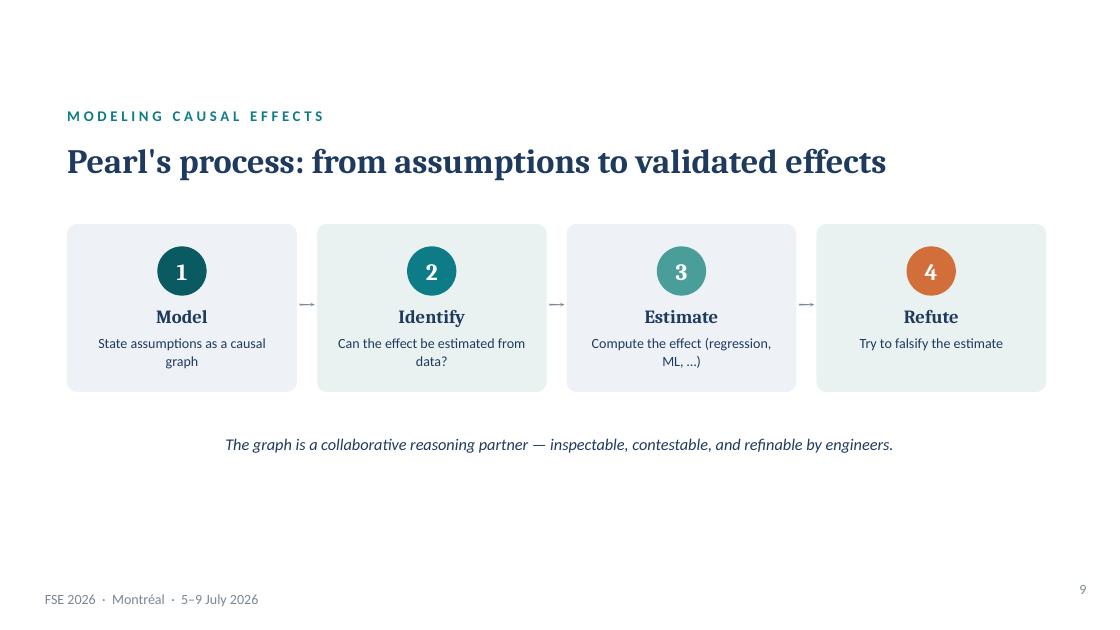
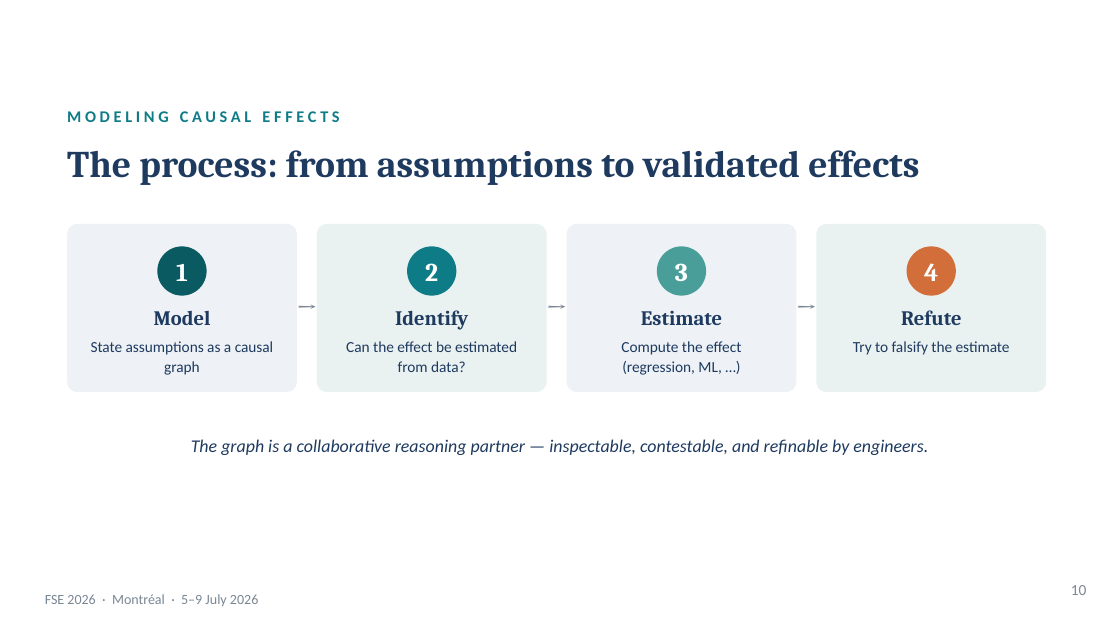
Before and after one commit to martinheyn/CI4SE_Tutorial, a slide deck: slide 10 of slides/Part 1 Causal Modelling_intro_testing_RCA.pptx (slide 9 before the commit). Drawn at 1120x630 pixels with LibreOffice and Linux fonts; fonts in the diff are those of the drawing; background and template pictures are left out. Boxes give left, top, right and bottom in pixels: in the first picture for what was removed or moved away, otherwise in the second. Text is boxed around its words. In the diff, an @@ line names an element or a change of style, - is before the commit and + after.

```diff
--- a/slides/Part 1 Causal Modelling_intro_testing_RCA.pptx
+++ b/slides/Part 1 Causal Modelling_intro_testing_RCA.pptx
@@ text "MODELING CAUSAL EFFECTS" at [67, 111, 339, 122]: size 9.5 to 10.4 pt @@
@@ text at [67, 150, 919, 185]: text changed; size 22 to 24.2 pt @@
-Pearl's process: from assumptions to validated effects
+The process: from assumptions to validated effects
@@ size 16 to 17.6 pt in 3 elements at [295, 290, 319, 326], [544, 290, 569, 326], [794, 290, 819, 326] @@
@@ text "Model" at [91, 311, 273, 375]: size 12 to 13.2 pt in "Model"; size 9 to 9.9 pt in "State assumptions as a causal graph" @@
@@ text "Identify" at [346, 310, 517, 372]: size 12 to 13.2 pt in "Identify"; size 9 to 9.9 pt in "Can the effect be estimated from data?" @@
@@ text "Estimate" at [621, 311, 741, 375]: size 12 to 13.2 pt in "Estimate"; size 9 to 9.9 pt in "Compute the effect (regression, ML, …)" @@
@@ text "Refute" at [853, 310, 1010, 355]: size 12 to 13.2 pt in "Refute"; size 9 to 9.9 pt in "Try to falsify the estimate" @@
@@ text "The graph is a collaborative ..." at [191, 439, 928, 455]: size 10.5 to 11.6 pt @@
@@ text at [1071, 585, 1086, 595]: text changed; size 9 to 9.9 pt @@
-9
+10
```
Also in this commit, not shown: 18 other slides changed, 5 slides added, 12 slides removed, 2 other files.
